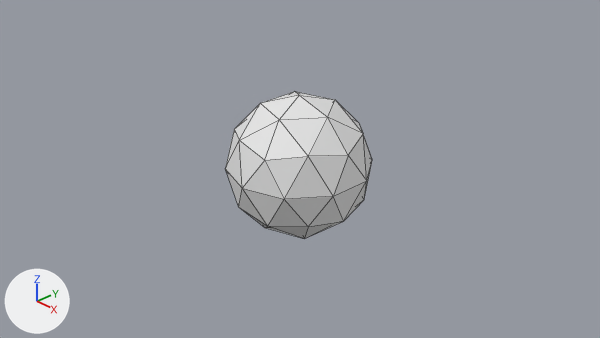
One commit to the Blender file Raetzelia.blend: the scene before it, then after it.
The view is the same before and after, from the file's camera 'Camera'. Every picture has the same lights, and +X, +Y and +Z are marked at lower left. The picture after the commit comes second. Mesh edges are drawn as thin lines.

Objects in the first picture: 'ICO球'.
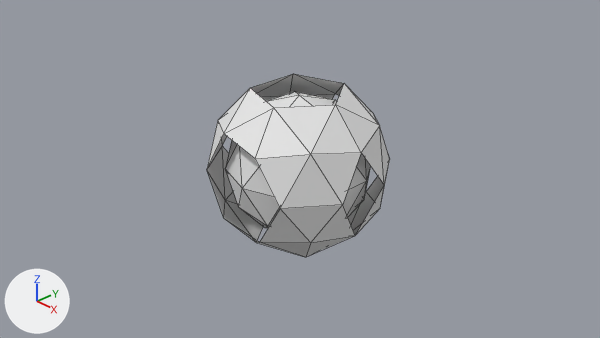
Boxes [x1, y1, x2, y2] around the edits, measured in the pictures (600 x 338 px):
'ICO球.001', added: after [207, 74, 390, 257]
'ICO球', unchanged, covered by the edit: before [225, 92, 372, 239]; after [225, 92, 371, 228]

The edits, one by one:
Mesh me_ico球_001 is new.
It has 38 vertices, 54 faces and spans x -0.95..0.95, y -0.85..0.85, z -0.85..0.85.
Object 'ICO球.001' (ob_ico球_001) is new; it shows me_ico球_001.
Its location is (0.0, 0.0, 0.0).
Its scale is (1.25, 1.25, 1.25).
